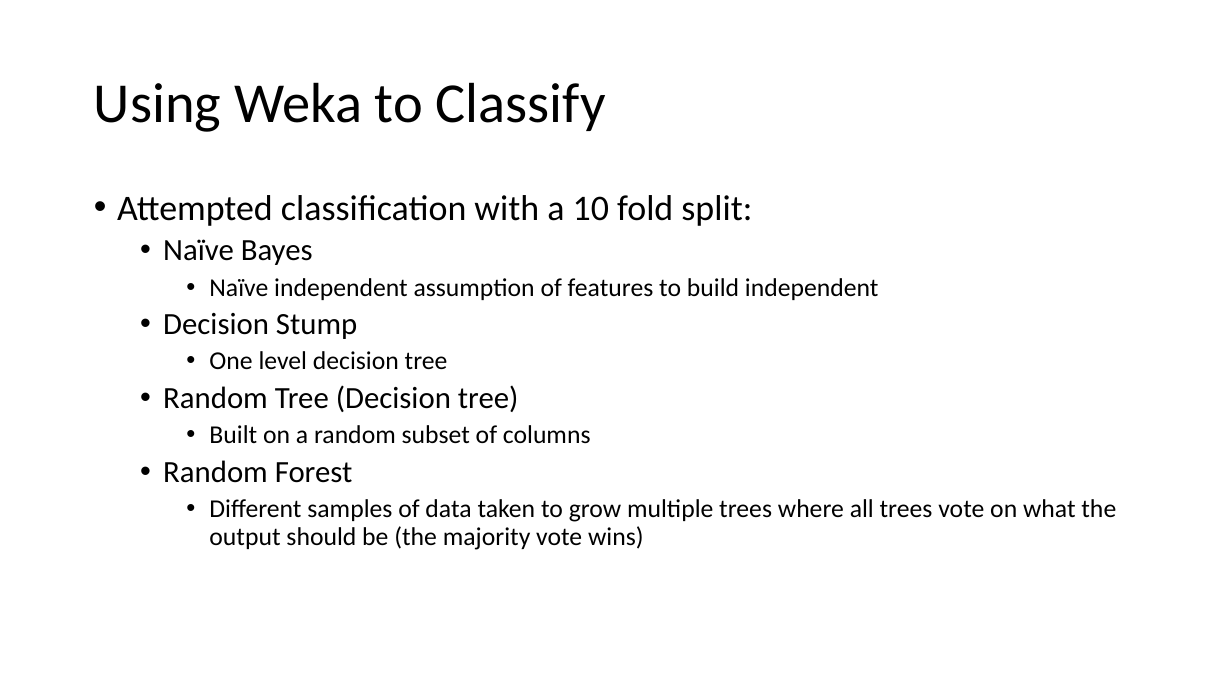
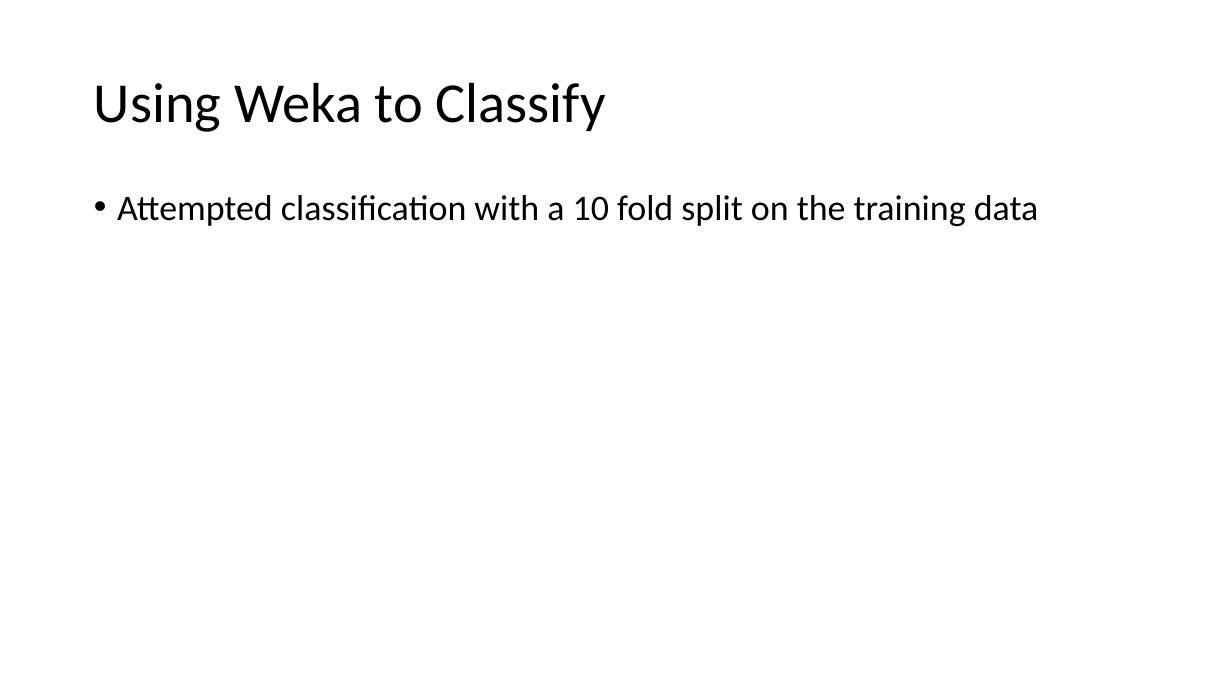
Before and after one commit to ndarwich/Crash-Analysis, a slide deck: slide 6 of Slides/WekaSlides.pptx (slide 5 before the commit). Drawn at 1232x693 pixels with LibreOffice and Linux fonts; fonts in the diff are those of the drawing. Boxes give left, top, right and bottom in pixels: in the first picture for what was removed or moved away, otherwise in the second. Text is boxed around its words. In the diff, an @@ line names an element or a change of style, - is before the commit and + after.

```diff
--- a/Slides/WekaSlides.pptx
+++ b/Slides/WekaSlides.pptx
@@ text at bbox=[117, 195, 1039, 226]: text changed; size 20 to 28 pt @@
-• Attempted classification with a 10 fold split:
-  • Naïve Bayes
-    • Naïve independent assumption of features to build independent
-  • Decision Stump
-    • One level decision tree
-  • Random Tree (Decision tree)
-    • Built on a random subset of columns
-  • Random Forest
-    • Different samples of data taken to grow multiple trees where all trees vote on what the output should be (the majority vote wins)
+• Attempted classification with a 10 fold split on the training data
```
Also in this commit, not shown: 1 other slide changed, 7 slides added.
